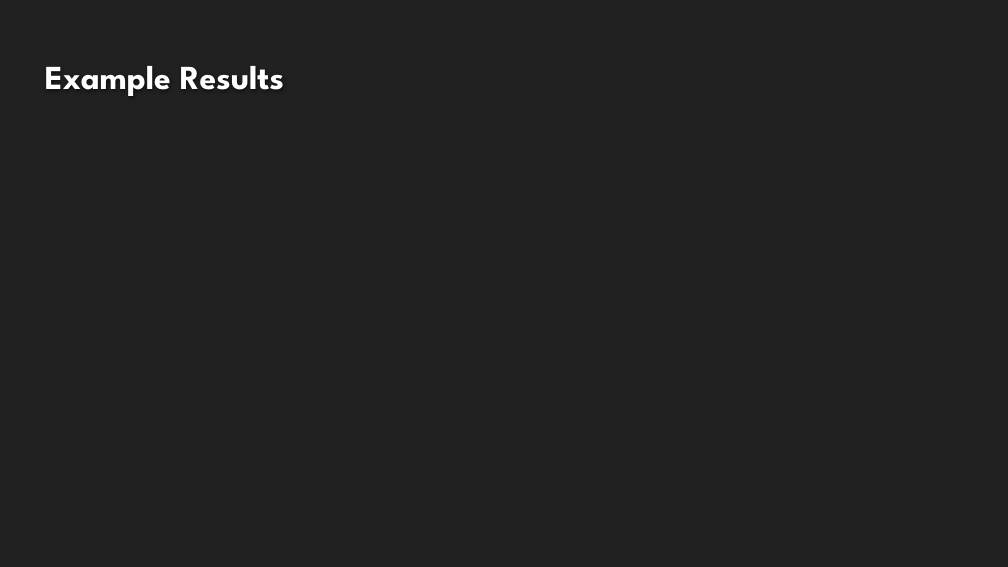
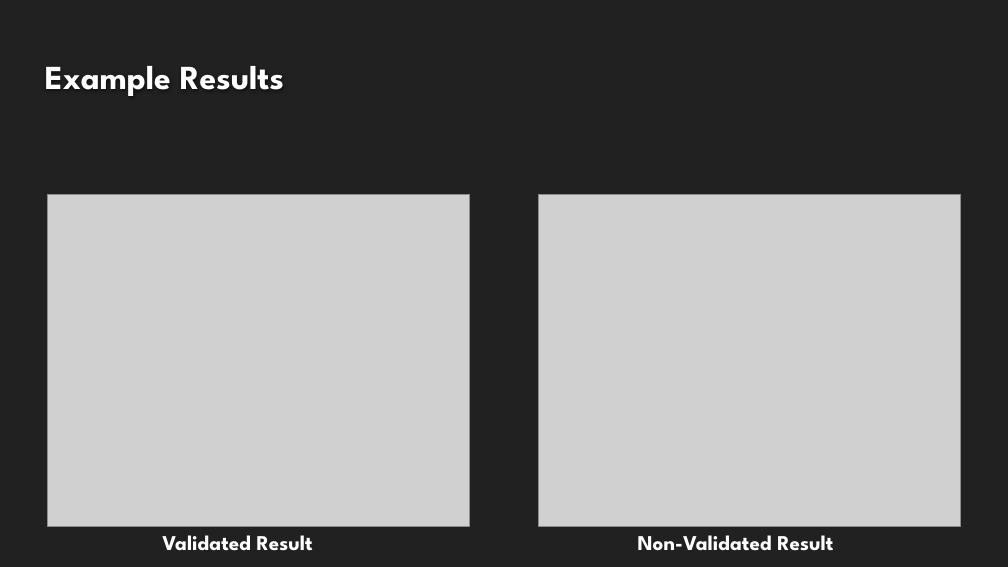
Before and after one commit to pziajski/ZRecognition, a slide deck: slide 9 of Documentation/TPJ_FINAL_PPT.pptx. Drawn at 1008x567 pixels with LibreOffice and Linux fonts; fonts in the diff are those of the drawing; grey boxes stand for pictures; background and template pictures are left out. Boxes give left, top, right and bottom in pixels: in the first picture for what was removed or moved away, otherwise in the second. Text is boxed around its words. In the diff, an @@ line names an element or a change of style, - is before the commit and + after.

```diff
--- a/Documentation/TPJ_FINAL_PPT.pptx
+++ b/Documentation/TPJ_FINAL_PPT.pptx
@@ picture added at <box>48,194,470,527</box> @@
@@ picture added at <box>538,194,961,527</box> @@
@@ text added at <box>162,535,313,551</box>, 20 pt, text #FFFFFF, bold @@
+Validated Result
@@ text added at <box>638,535,833,551</box>, 20 pt, text #FFFFFF, bold @@
+Non-Validated Result
```
Also in this commit, not shown: 4 other slides changed, 1 slide added, 1 slide removed, 57 other files.
